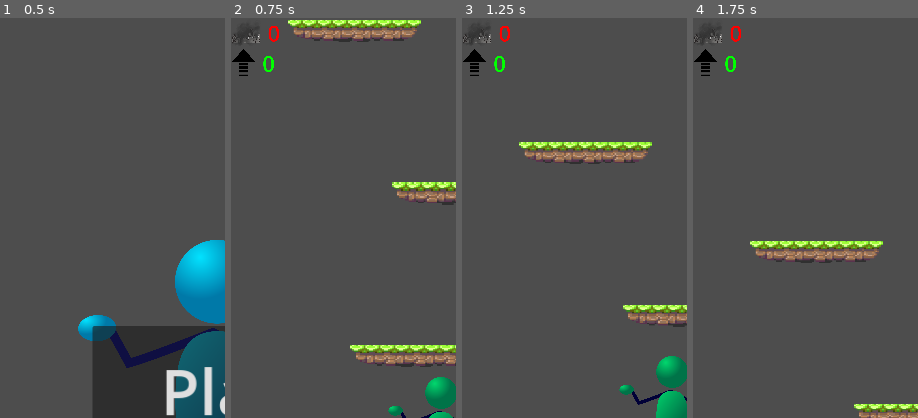
Above: before the commit, frames 1-4 (left to right).
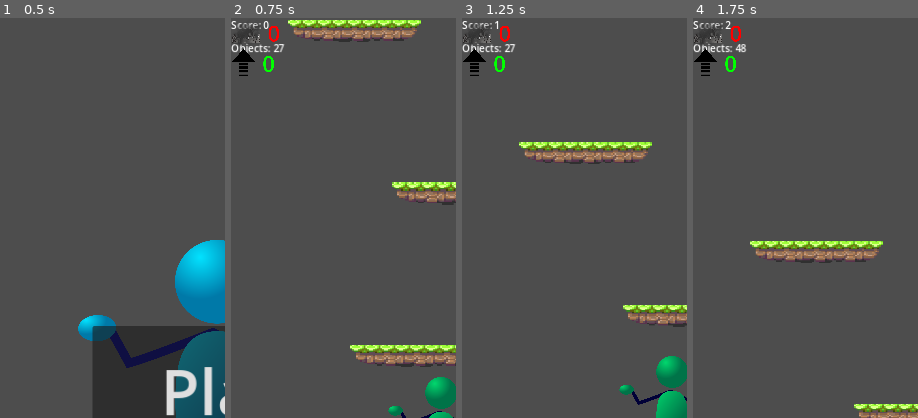
Above: after the commit, the same moments.

Repository: Cashigtro/Enviroment-Up
Game: Godot game, scene res://scenes/menu.tscn
Same seed, same stepped clock (60 frames per second), same inputs: the game is played once before the commit and once after it. Sound files missing from this copy of the repository are replaced by a short silence.
Inputs:
- Up to frame 1 (0.5 s): no input
- Up to frame 2 (0.75 s): click "Play" at 0.5 s
- Up to frame 3 (1.25 s): no input
- Up to frame 4 (1.75 s): hold D (right) from 1.28 s (still down)
The pictures show only the part of the screen within x 0-50%, y 0-50%; the shares and areas given below are measured in that part.

Frame 1 is identical in both runs. In frame 2, 0.4% of the frame differs, in the area x 0-24%, y 0-9%; in frame 3, 0.4%; in frame 4, 0.4%.

Commit message:
attempted

Diff:
--- /dev/null
+++ b/scenes/arrow_notif.tscn
@@ -0,0 +1,18 @@
+[gd_scene load_steps=2 format=3 uid="uid://js2gcpj6cu71"]
+
+[ext_resource type="Texture2D" uid="uid://0jukf5385cgu" path="res://assets/images/arrow.png" id="1_ad1y6"]
+
+[node name="arrow_notif" type="Node2D"]
+
+[node name="Sprite2D" type="Sprite2D" parent="."]
+scale = Vector2(0.0962031, 0.0962031)
+texture = ExtResource("1_ad1y6")
+
+[node name="Label" type="Label" parent="."]
+offset_left = 104.0
+offset_top = -108.0
+offset_right = 276.0
+offset_bottom = 102.0
+theme_override_colors/font_color = Color(0, 1, 0, 1)
+theme_override_font_sizes/font_size = 151
+text = "+1"
--- a/scenes/main.tscn
+++ b/scenes/main.tscn
@@ -74,13 +74,11 @@
 process_mode = 3
 
 [node name="score" type="Label" parent="ui"]
-visible = false
 offset_right = 40.0
 offset_bottom = 23.0
 text = "Score: 0"
 
 [node name="objects" type="Label" parent="ui"]
-visible = false
 offset_top = 37.0
 offset_right = 40.0
 offset_bottom = 63.0
@@ -146,6 +144,12 @@
 theme_override_font_sizes/font_size = 286
 text = "amount"
 
+[node name="notifs" type="Control" parent="ui"]
+layout_mode = 3
+anchors_preset = 0
+offset_right = 40.0
+offset_bottom = 40.0
+
 [node name="music" type="AudioStreamPlayer2D" parent="."]
 process_mode = 3
 stream = ExtResource("7_yp2rr")
--- a/scripts/launcher.gd
+++ b/scripts/launcher.gd
@@ -1,7 +1,25 @@
 extends Area2D
+
+var arrow_notif = preload("res://scenes/arrow_notif.tscn")
+@onready var destination = $"/root/main/ui/scores/score_containers/pollution/pollution"
+@onready var child_location = $"/root/main/ui/notifs"
+var notif = false
 
 func _on_body_entered(body):
 	if body.name == "player":
 		body.velocity.y = -2200
+
+		if notif:
+			var a = arrow_notif.instantiate()
+
+			print(destination)
+
+			a.position = body.position
+
+			child_location.add_child(a)
+
+			var tween = create_tween()
+			tween.tween_property(a, "position", destination.position, 1)
+
 		global.score += 3
 		global.arrow_score += 1
